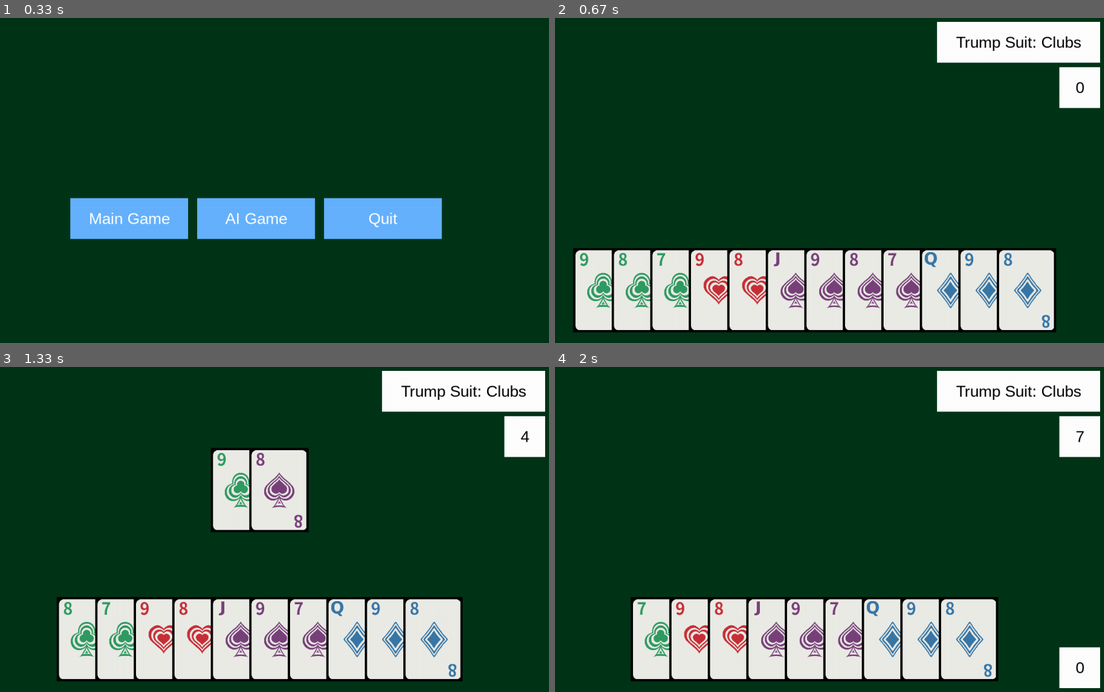
Above: before the commit, frames 1-4 (two rows, left to right).
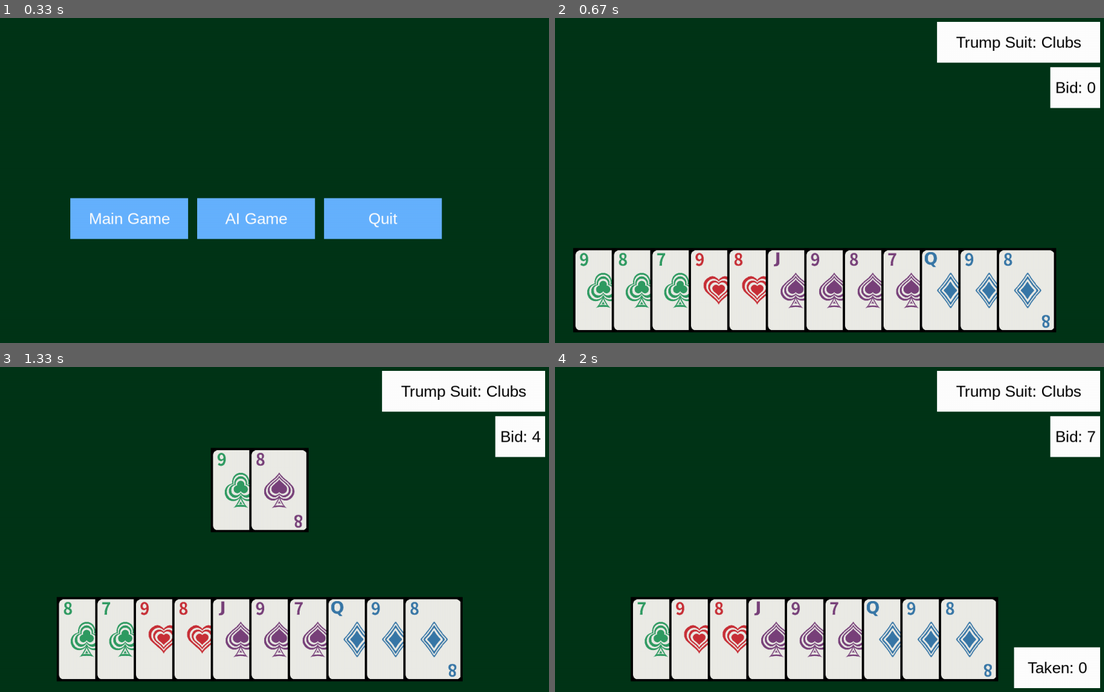
Above: after the commit, the same moments.

Repository: SkylerMime/NinetyNine
Game: pygame game, started from ninety_nine/graphical_main_game.py
Same seed, same stepped clock (60 frames per second), same inputs: the game is played once before the commit and once after it.
Inputs (mouse positions are in pixels of both pictures, inside the frame that each line leads up to):
- Up to frame 1 (0.33 s): no input
- Up to frame 2 (0.67 s): click "Main Game" at 0.38 s
- Up to frame 3 (1.33 s): press the mouse at (153, 640) at 0.7 s; move the mouse to (225, 617) at 0.8 s; release the mouse at (301, 597) at 0.93 s; click (54, 640) at 1.05 s
- Up to frame 4 (2 s): click (631, 640) at 1.38 s; press the mouse at (686, 640) at 1.7 s; move the mouse to (747, 607) at 1.8 s; release the mouse at (807, 575) at 1.93 s

Frame 1 is identical in both runs. In frame 2, 0.3% of the frame differs, in the area x 90-99%, y 15-28%; in frame 3, 0.3%; in frame 4, 1.5%, in the area x 83-99%, y 15-99%.

Commit message:
Explanatory text

Diff:
--- a/ninety_nine/graphical_main_game.py
+++ b/ninety_nine/graphical_main_game.py
@@ -67,12 +67,12 @@
 TEXTVIEW_TOP = 10
 TEXTVIEW_LEFT = WINDOW_WIDTH - TEXTVIEW_WIDTH - 10
 
-BID_MESSAGE_WIDTH = 90
+BID_MESSAGE_WIDTH = 110
 BID_MESSAGE_HEIGHT = 90
 BID_MESSAGE_TOP = 110
 BID_MESSAGE_LEFT = WINDOW_WIDTH - BID_MESSAGE_WIDTH - 10
 
-TRICKS_TAKEN_MESSAGE_WIDTH = 90
+TRICKS_TAKEN_MESSAGE_WIDTH = 190
 TRICKS_TAKEN_MESSAGE_HEIGHT = 90
 TRICKS_TAKEN_MESSAGE_TOP = WINDOW_HEIGHT - TRICKS_TAKEN_MESSAGE_HEIGHT - 10
 TRICKS_TAKEN_MESSAGE_LEFT = WINDOW_WIDTH - TRICKS_TAKEN_MESSAGE_WIDTH - 10
@@ -151,7 +151,8 @@
             message = self.message
         else:
             self.message = message
-        self.rendered_text = pygame.font.SysFont("Arial", 35).render(
+        font = pygame.font.SysFont("Arial", 35)
+        self.rendered_text = font.render(
             message, True, self.text_color, self.bg_color
         )
 
@@ -260,7 +261,7 @@
         )
         bid_message.bg_color = TEXTVIEW_COLOR
         bid_message.text_color = TEXTVIEW_TEXT_COLOR
-        bid_message.render_message(f"{0}")
+        bid_message.render_message(f"Bid: {0}")
 
         tricks_taken_message = TextView()
         tricks_taken_message.rect = pygame.Rect(
@@ -271,7 +272,7 @@
         )
         tricks_taken_message.bg_color = TEXTVIEW_COLOR
         tricks_taken_message.text_color = TEXTVIEW_TEXT_COLOR
-        tricks_taken_message.render_message(f"{0}")
+        tricks_taken_message.render_message(f"Taken: {0}")
 
         sorted_hand = game_display.get_sorted_cards(human_player.hand)
         clickable_hand = get_clickable_cards(sorted_hand, images_dict)
@@ -370,7 +371,7 @@
                         list(human_player.bid), images_dict
                     )
                     new_bid_amount = game.bid_value(clickable_bid)
-                    bid_message.render_message(f"{new_bid_amount}")
+                    bid_message.render_message(f"Bid: {new_bid_amount}")
                     center_cards(clickable_hand)
                     center_cards(clickable_bid, BID_TOP)
 
@@ -524,7 +525,7 @@
 
         if tricks_taken_message:
             tricks_taken = game_state.PLAYERS[HUMAN_PLAYER_NUM].tricks_won
-            tricks_taken_message.render_message(f"{tricks_taken}")
+            tricks_taken_message.render_message(f"Taken: {tricks_taken}")
 
         # render graphics here
         screen.fill(BACKGROUND_COLOR)
Not shown, changed: .gitignore
